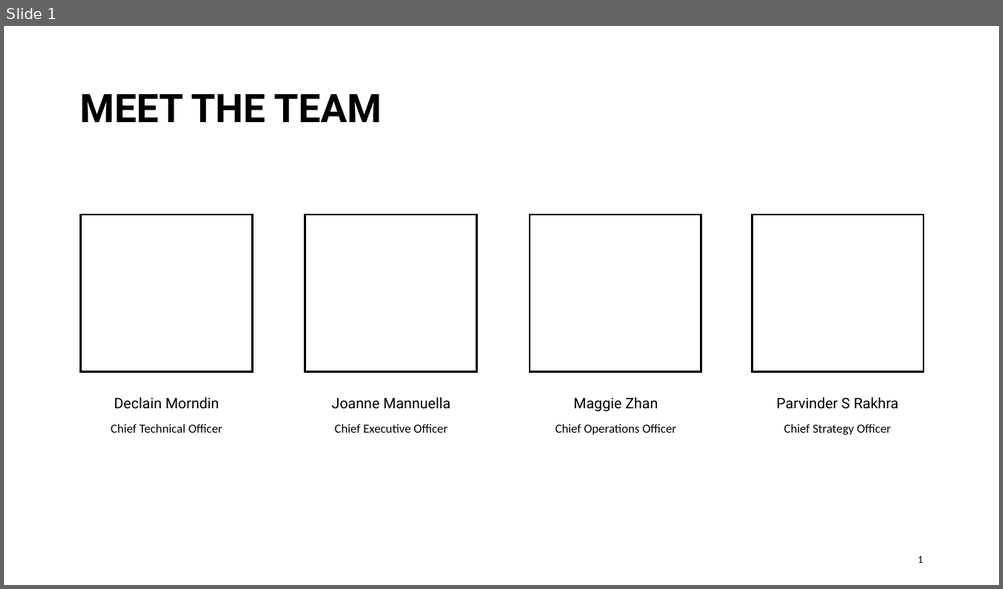
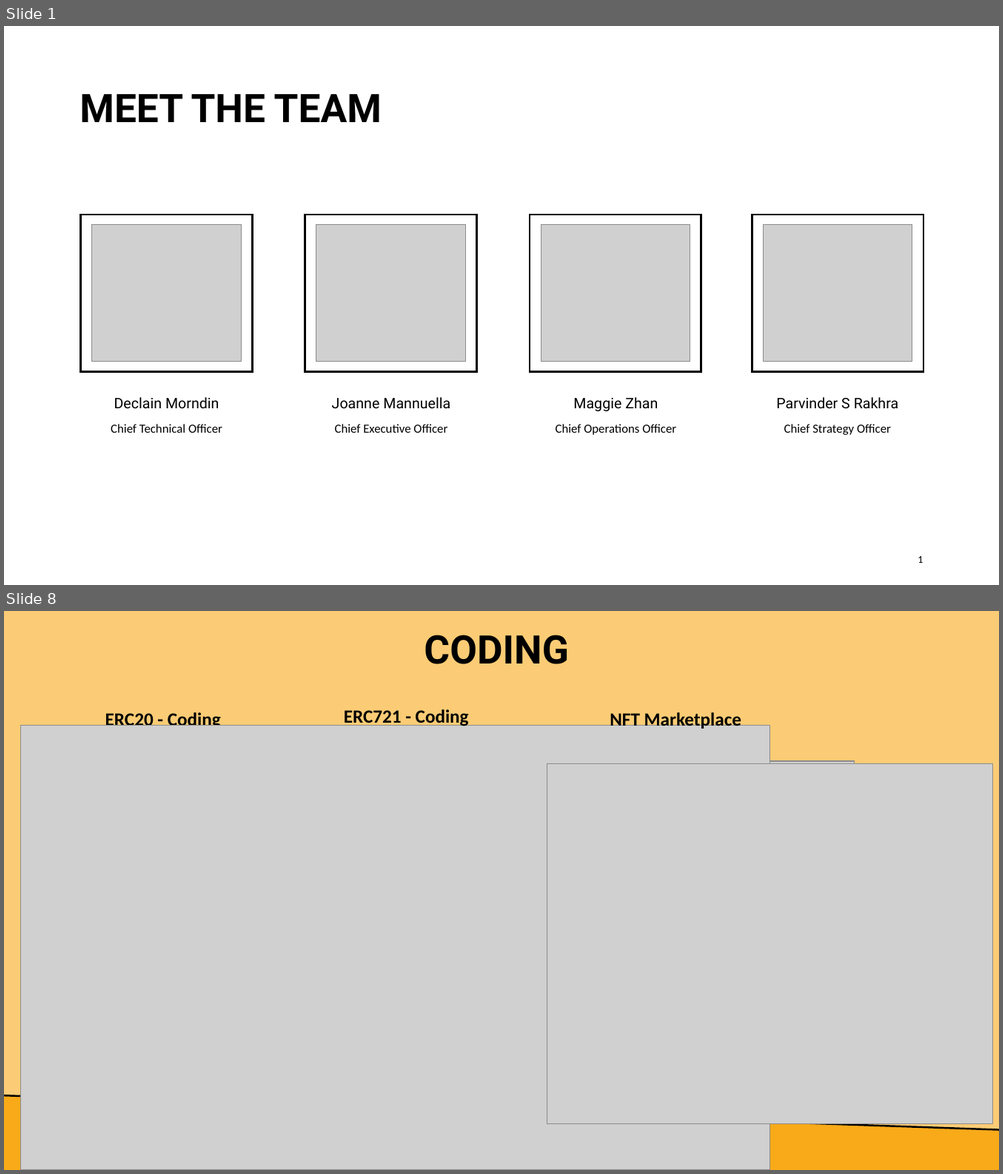
Before and after one commit to parvinderrakhra/Final_Project, a slide deck: BornToSurvive - BTS.pptx. Shown one above the other, each under a label of ours: slide 1 before the commit, slides 1 and 8 after it; the slides between them are not shown. The pictures are 1003x589 and 1003x1174 pixels, drawn with LibreOffice and Linux fonts; fonts in the diff are those of the drawing; grey boxes stand for pictures. Boxes give left, top, right and bottom in pixels: in the first picture for what was removed or moved away, otherwise in the second. Text is boxed around its words. In the diff, an @@ line names an element or a change of style, - is before the commit and + after.

```diff
--- a/BornToSurvive - BTS.pptx
+++ b/BornToSurvive - BTS.pptx
@@ slide 8 added at [4, 611, 999, 1170], background #FBCC75 @@
@@ title added at [424, 635, 569, 664], 38 pt, text #000000, bold @@
+CODING
@@ text added at [105, 710, 221, 730], 18 pt, text #000000, bold @@
+ERC20 - Coding
@@ text added at [344, 709, 469, 727], 18 pt, text #000000, bold @@
+ERC721 - Coding
@@ text added at [609, 710, 741, 730], 18 pt, text #000000, bold @@
+NFT Marketplace
@@ picture added at [21, 726, 770, 1170] @@
@@ picture added at [73, 761, 816, 1030] @@
@@ picture added at [87, 761, 854, 1098] @@
@@ picture added at [546, 764, 992, 1125] @@
@@ freeform shape added at [4, 1096, 999, 1170], fill #F9AA19 @@
@@ line added from (4, 1096) to (999, 1130), #000000 1.75 pt @@
@@ slide 1 changed as well @@
@@ picture added at [92, 224, 242, 362] @@
@@ picture added at [316, 224, 466, 362] @@
@@ picture added at [540, 224, 690, 362] @@
@@ picture added at [762, 224, 912, 362] @@
```
Also in this commit, not shown: 8 other slides changed, 1 other slide added, 3 slides removed, 8 other files.
